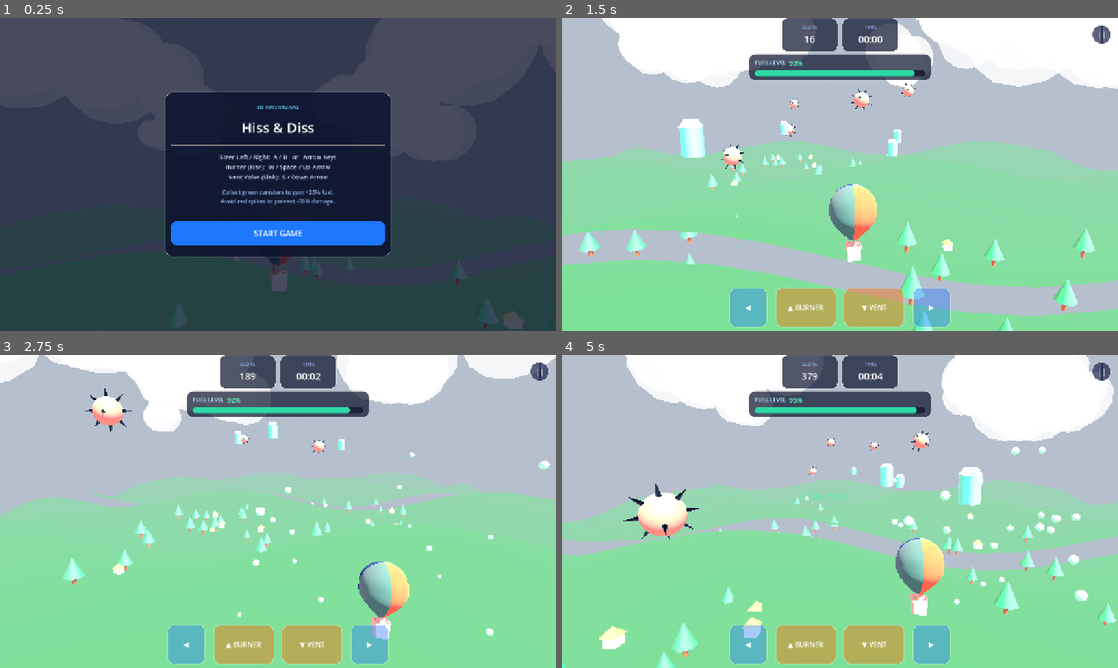
Above: before the commit, frames 1-4 (two rows, left to right).
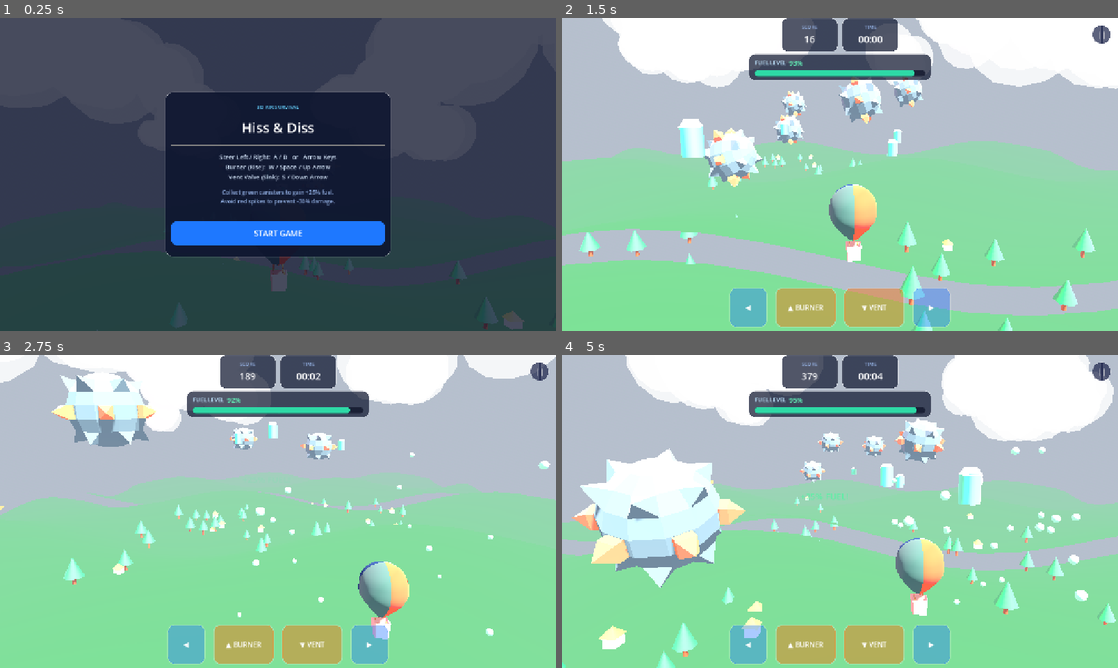
Above: after the commit, the same moments.

Repository: Tetsuuya/Blow-Hard
Game: Godot game, scene res://scenes/Main.tscn
Two runs of this game, one before a commit and one after it. Both use one fixed random seed, a clock stepped at 60 frames per second and the inputs below. Sound files missing from this copy of the repository are replaced by a short silence.
Inputs:
- Up to frame 1 (0.25 s): no input
- Up to frame 2 (1.5 s): click "START GAME" at 0.5 s; tap Enter at 1.25 s; hold D from 1.28 s (still down)
- Up to frame 3 (2.75 s): tap Space at 1.52, 2.27 s; release D at 2.03 s; hold S from 2.03 s (still down)
- Up to frame 4 (5 s): release S at 2.78 s; hold D 2.78-3.53 s; hold W 3.53-4.28 s; tap Space at 3.77, 4.52 s; hold A from 4.28 s (still down)

The runs differ from the first frame. In frame 2, 2.8% of the frame differs, in the area x 25-65%, y 18-54%; in frame 3, 3.4%; in frame 4, 9.1%, in the area x 1-69%, y 20-75%.

Commit message:
SPike Mine Asset

Diff:
--- a/scripts/GameManager.gd
+++ b/scripts/GameManager.gd
@@ -425,46 +425,33 @@
 
 
 # =================================================================
-# Hazards - Spikes (red sphere + 10 outward cones)
-# =================================================================
+# Hazards - Spikes (loaded from GLB assets, randomly varied)
+# =================================================================
+var _spike_models: Array[String] = [
+	"res://assets/obstalces/Spike Mine by Aaron Clifford - 4VRVeCH1sHm.glb",
+]
+
 func _create_spike() -> Node3D:
 	var g := Node3D.new()
 
-	# Core sphere
-	var sm := SphereMesh.new(); sm.radius = 0.35; sm.height = 0.7
-	var smat := StandardMaterial3D.new()
-	smat.albedo_color            = Color(0.937, 0.267, 0.267)
-	smat.metallic                = 0.1; smat.roughness = 0.8
-	smat.emission_enabled        = false
-	sm.material = smat
-	var core := MeshInstance3D.new(); core.mesh = sm
-	g.add_child(core)
-
-	# Spike cones
-	var cmat := StandardMaterial3D.new()
-	cmat.albedo_color = Color(0.118, 0.161, 0.239); cmat.metallic = 0.9; cmat.roughness = 0.1
-
-	var dirs := [
-		Vector3(1,0,0), Vector3(-1,0,0), Vector3(0,1,0), Vector3(0,-1,0),
-		Vector3(0,0,1), Vector3(0,0,-1),
-		Vector3(0.7,0.7,0).normalized(), Vector3(-0.7,0.7,0).normalized(),
-		Vector3(0.7,-0.7,0).normalized(), Vector3(-0.7,-0.7,0).normalized()
-	]
-
-	for dir: Vector3 in dirs:
-		var pm := CylinderMesh.new()
-		pm.top_radius = 0.0; pm.bottom_radius = 0.09; pm.height = 0.45; pm.radial_segments = 6
-		pm.material = cmat
-		var spike := MeshInstance3D.new(); spike.mesh = pm
-		spike.position = dir * 0.35
-		# Rotate so the cone tip points outward from center
-		if dir.dot(Vector3.UP) < -0.999:
-			spike.rotate_z(PI)
-		elif dir.dot(Vector3.UP) < 0.999:
-			var axis := Vector3.UP.cross(dir)
-			if axis.length_squared() > 0.0001:
-				spike.rotate(axis.normalized(), Vector3.UP.angle_to(dir))
-		g.add_child(spike)
+	# Pick a random model from the available GLB assets
+	var model_path: String = _spike_models[randi() % _spike_models.size()]
+	var scene: PackedScene = load(model_path)
+	if scene:
+		print("✅ Spike model loaded: ", model_path)
+		var model := scene.instantiate()
+		model.scale = Vector3(15.0, 15.0, 15.0)
+		g.add_child(model)
+	else:
+		print("❌ Spike model FAILED to load: ", model_path, " — using fallback sphere")
+		# Fallback: simple red sphere if model fails to load
+		var sm := SphereMesh.new(); sm.radius = 0.35; sm.height = 0.7
+		var smat := StandardMaterial3D.new()
+		smat.albedo_color = Color(0.937, 0.267, 0.267)
+		smat.metallic = 0.1; smat.roughness = 0.8
+		sm.material = smat
+		var core := MeshInstance3D.new(); core.mesh = sm
+		g.add_child(core)
 
 	return g
 
Binary file added: assets/obstalces/Spike Mine by Aaron Clifford - 4VRVeCH1sHm.glb
Not shown, added: assets/obstalces/Spike Mine by Aaron Clifford - 4VRVeCH1sHm.glb.import
Binary file added: assets/obstalces/Spiky Ball by Quaternius - HEKBGK7iIk.glb
Not shown, added: assets/obstalces/Spiky Ball by Quaternius - HEKBGK7iIk.glb.import
